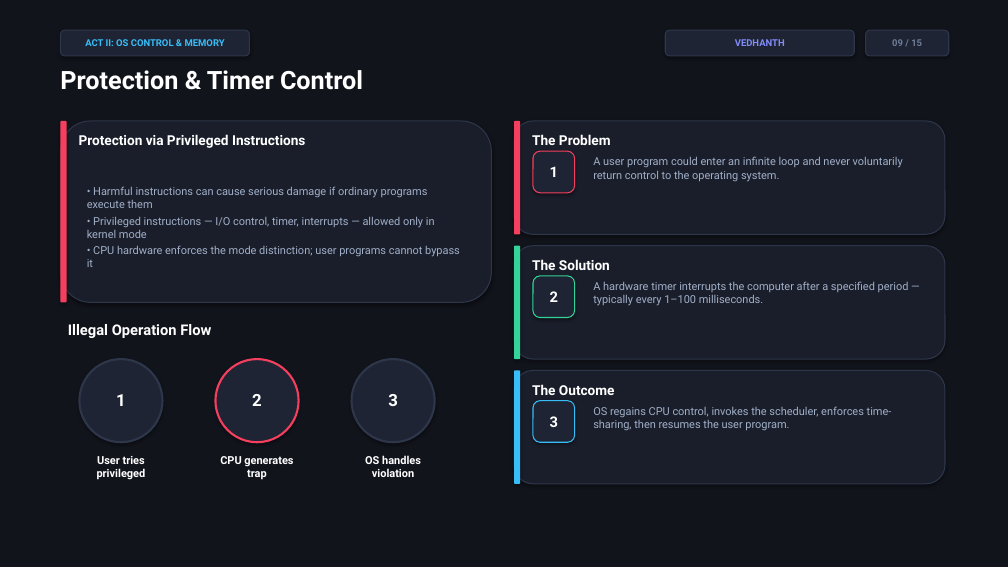
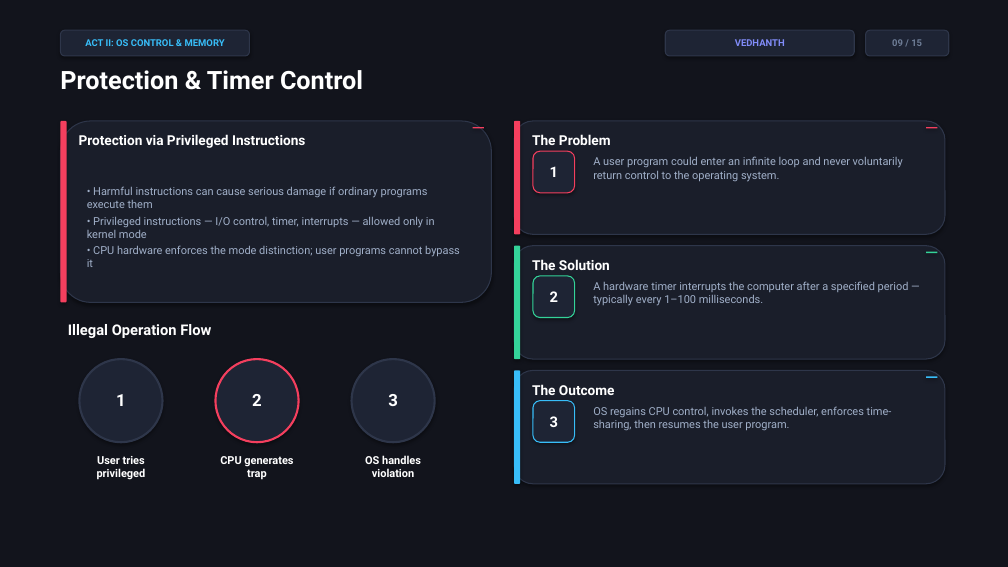
Before and after one commit to vangaramcharan2007-del/alfred, a slide deck: slide 9 of Computer_System_Architecture_Cinematic.pptx. Drawn at 1008x567 pixels with LibreOffice and Linux fonts; fonts in the diff are those of the drawing. Boxes give left, top, right and bottom in pixels: in the first picture for what was removed or moved away, otherwise in the second. Text is boxed around its words. In the diff, an @@ line names an element or a change of style, - is before the commit and + after.

```diff
--- a/Computer_System_Architecture_Cinematic.pptx
+++ b/Computer_System_Architecture_Cinematic.pptx
@@ rectangle added at (x1=473, y1=127, x2=484, y2=129), fill #F43F5E @@
@@ rectangle added at (x1=926, y1=127, x2=938, y2=129), fill #F43F5E @@
@@ rectangle added at (x1=926, y1=252, x2=938, y2=253), fill #34D399 @@
@@ rectangle added at (x1=926, y1=377, x2=938, y2=378), fill #38BDF8 @@
```
Also in this commit, not shown: 14 other slides changed, 9 other files.
